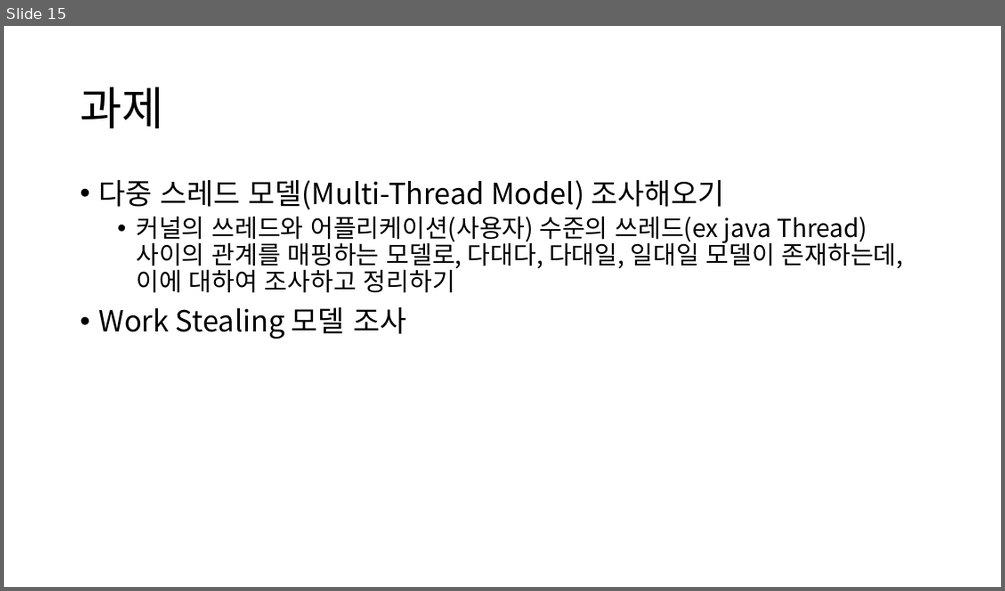
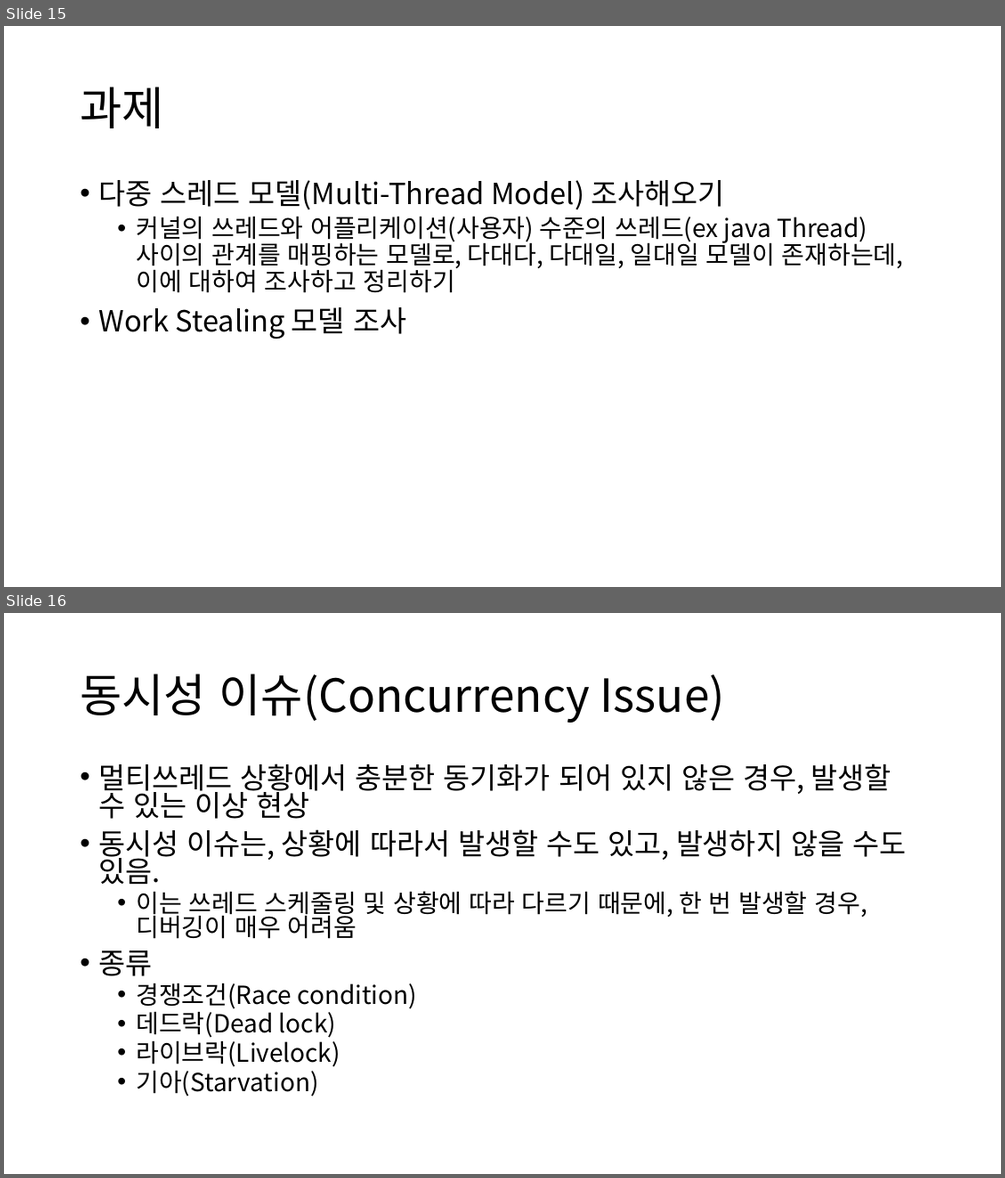
Before and after one commit to Baskervir/simcoding_jm, a slide deck: hy/수업자료/6주차 멀티쓰레딩/Multi Threading.pptx. Shown one above the other, each under a label of ours: slide 15 before the commit, slides 15 and 16 after it. The pictures are 1005x591 and 1005x1178 pixels, drawn with LibreOffice and Linux fonts; fonts in the diff are those of the drawing. Boxes give left, top, right and bottom in pixels: in the first picture for what was removed or moved away, otherwise in the second. Text is boxed around its words. In the diff, an @@ line names an element or a change of style, - is before the commit and + after.

```diff
--- a/hy/수업자료/6주차 멀티쓰레딩/Multi Threading.pptx
+++ b/hy/수업자료/6주차 멀티쓰레딩/Multi Threading.pptx
@@ slide 16 added at bbox=[4, 613, 1001, 1174], background #FFFFFF @@
@@ title added at bbox=[80, 674, 725, 722], 44 pt, text #000000 @@
+동시성 이슈(Concurrency Issue)
@@ text added at bbox=[98, 763, 906, 1096], 24 pt, text #000000 @@
+• 멀티쓰레드 상황에서 충분한 동기화가 되어 있지 않은 경우, 발생할 수 있는 이상 현상
+• 동시성 이슈는, 상황에 따라서 발생할 수도 있고, 발생하지 않을 수도 있음.
+  • 이는 쓰레드 스케줄링 및 상황에 따라 다르기 때문에, 한 번 발생할 경우, 디버깅이 매우 어려움
+• 종류
+  • 경쟁조건(Race condition)
+  • 데드락(Dead lock)
+  • 라이브락(Livelock)
+  • 기아(Starvation)
```
Also in this commit, not shown: 5 other slides added, 1 slide removed, 3 other files.
